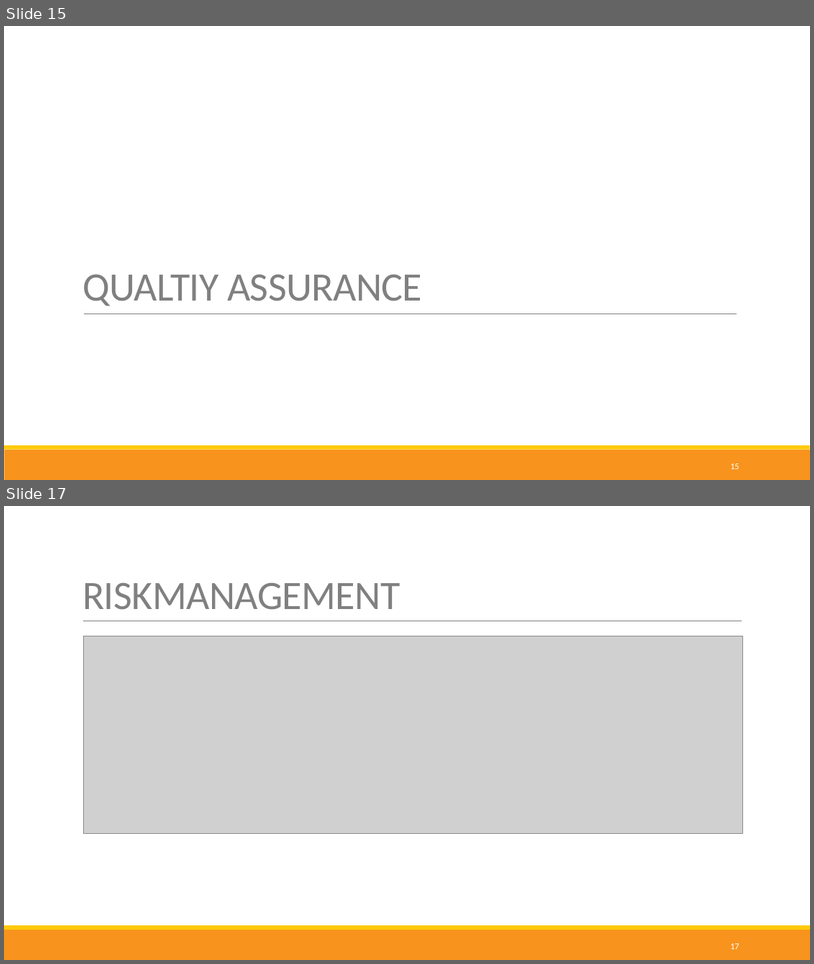
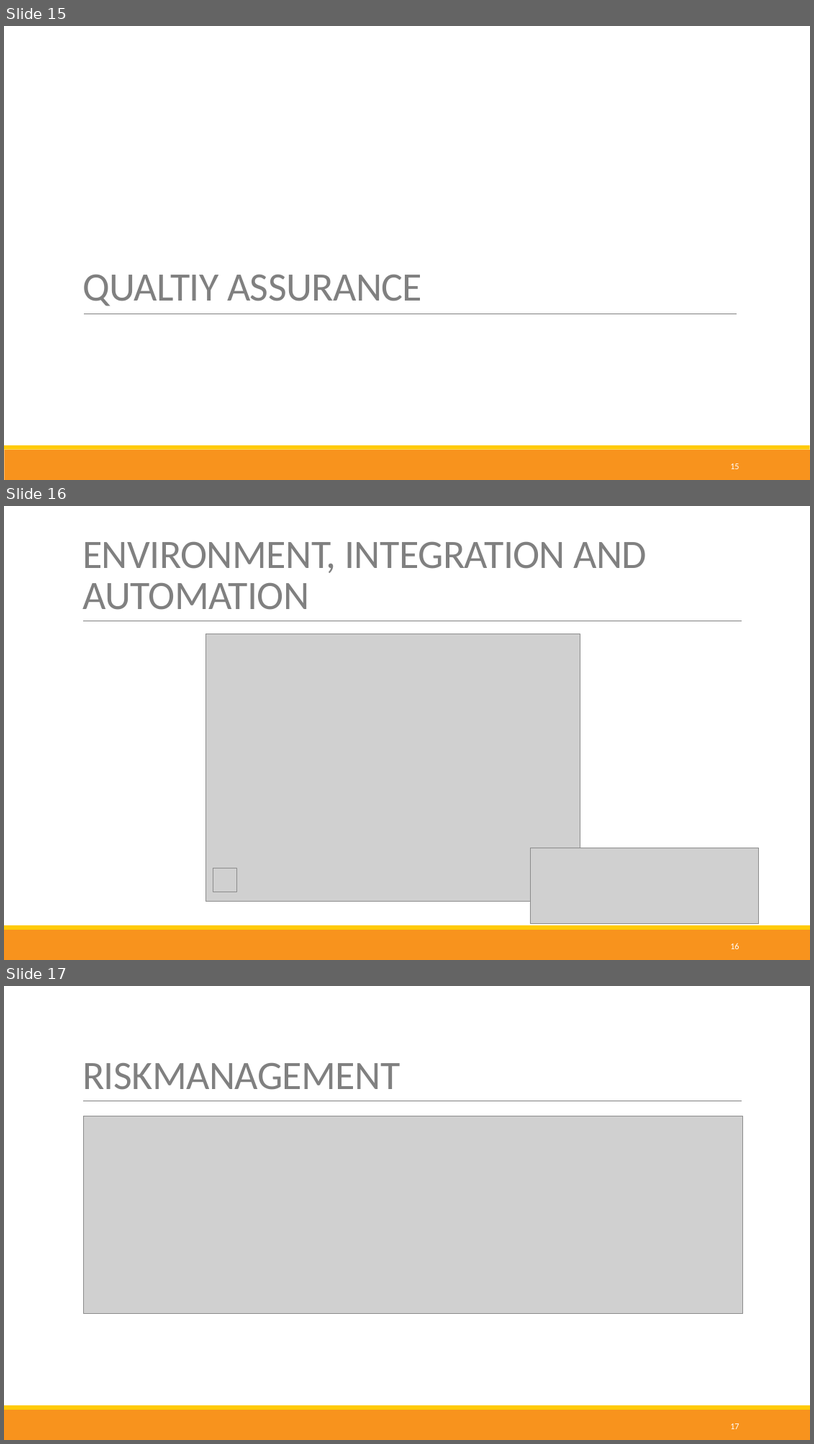
Before and after one commit to nappydevelopment/Nappy-the-ingenious-docs, a slide deck: presentation/Final/Final.pptx. Shown one above the other, each under a label of ours: slides 15 and 17 before the commit, slides 15, 16 and 17 after it; the slides between them are not shown. The pictures are 814x964 and 814x1444 pixels, drawn with LibreOffice and Linux fonts; fonts in the diff are those of the drawing; grey boxes stand for pictures. Boxes give left, top, right and bottom in pixels: in the first picture for what was removed or moved away, otherwise in the second. Text is boxed around its words. In the diff, an @@ line names an element or a change of style, - is before the commit and + after.

```diff
--- a/presentation/Final/Final.pptx
+++ b/presentation/Final/Final.pptx
@@ slide 16 added at <box>4,506,810,960</box>, background #FFFFFF; not listed: 3 template elements that a slide beside it also shows @@
@@ title added at <box>82,541,648,610</box>, 48 pt, text #808080 @@
+ENVIRONMENT, INTEGRATION AND AUTOMATION
@@ picture added at <box>206,633,580,901</box> @@
@@ picture added at <box>530,848,759,924</box> @@
@@ picture added at <box>214,867,237,892</box> @@
@@ page number added at <box>730,942,739,949</box>, 10.5 pt, text #FFFFFF @@
+16
```
Also in this commit, not shown: 2 slides changed, 4 other slides added, 2 slides removed.
